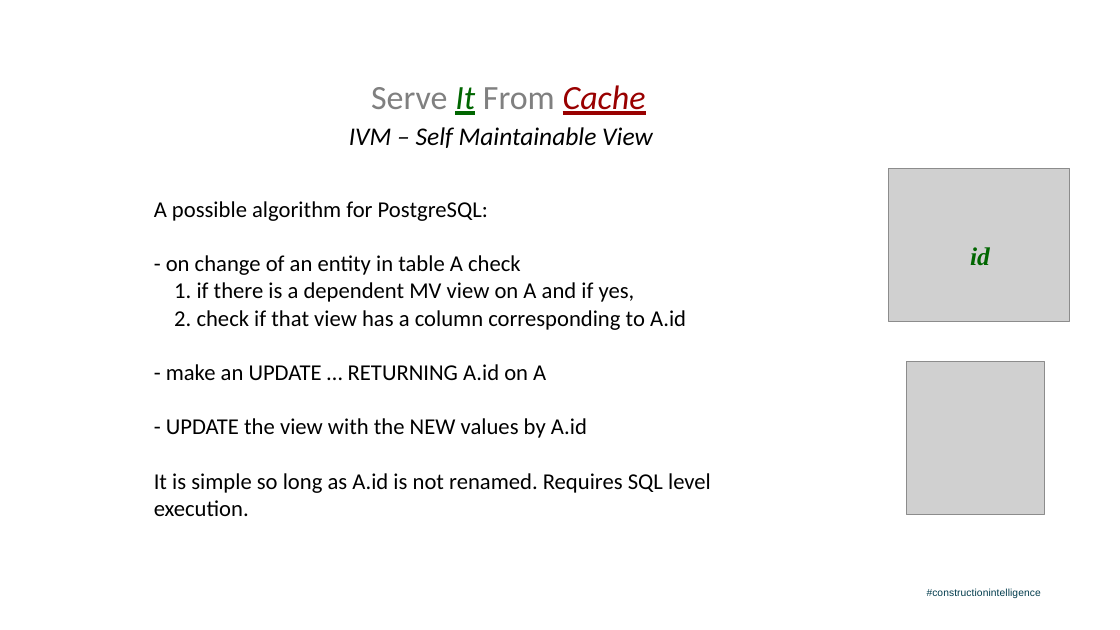
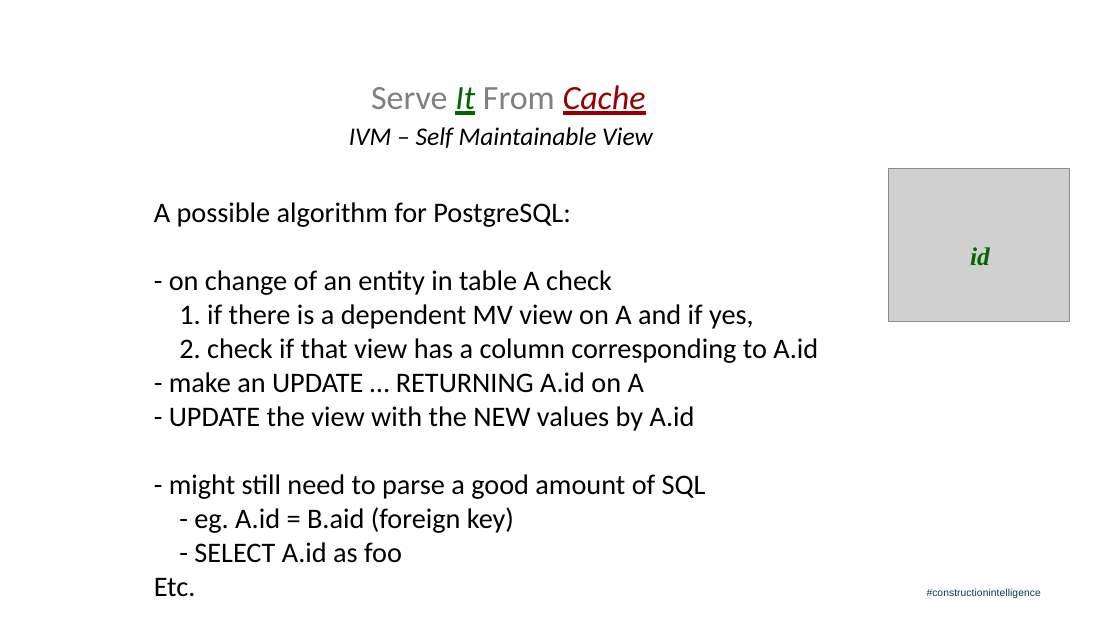
Before and after one commit to salmonix/incremental_query_cache, a slide deck: slide 14 of Milan_PgConf2019_Presentation.odp (slide 13 before the commit). Drawn at 1120x630 pixels with LibreOffice and Linux fonts; fonts in the diff are those of the drawing; grey boxes stand for pictures; background and template pictures are left out. Boxes give left, top, right and bottom in pixels: in the first picture for what was removed or moved away, otherwise in the second. Text is boxed around its words. In the diff, an @@ line names an element or a change of style, - is before the commit and + after.

```diff
--- a/Milan_PgConf2019_Presentation.odp
+++ b/Milan_PgConf2019_Presentation.odp
@@ text at box(154, 202, 818, 431): size 32 to 40 pt in "A possible algorithm for PostgreSQL:", "- on change of an entity in ...", "- make an UPDATE … RETURNING A.id ...", "- UPDATE the view with the NEW ..." @@
@@ picture removed at box(907, 362, 1044, 514) @@
@@ text at box(154, 474, 706, 596): text changed; size 32 to 40 pt @@
-It is simple so long as A.id is not renamed. Requires SQL level execution.
+- might still need to parse a good amount of SQL
+- eg. A.id = B.aid (foreign key)
+- SELECT A.id as foo
+Etc.
```
Also in this commit, not shown: 21 other slides changed, 2 slides added, 2 slides removed, 1 other file.
